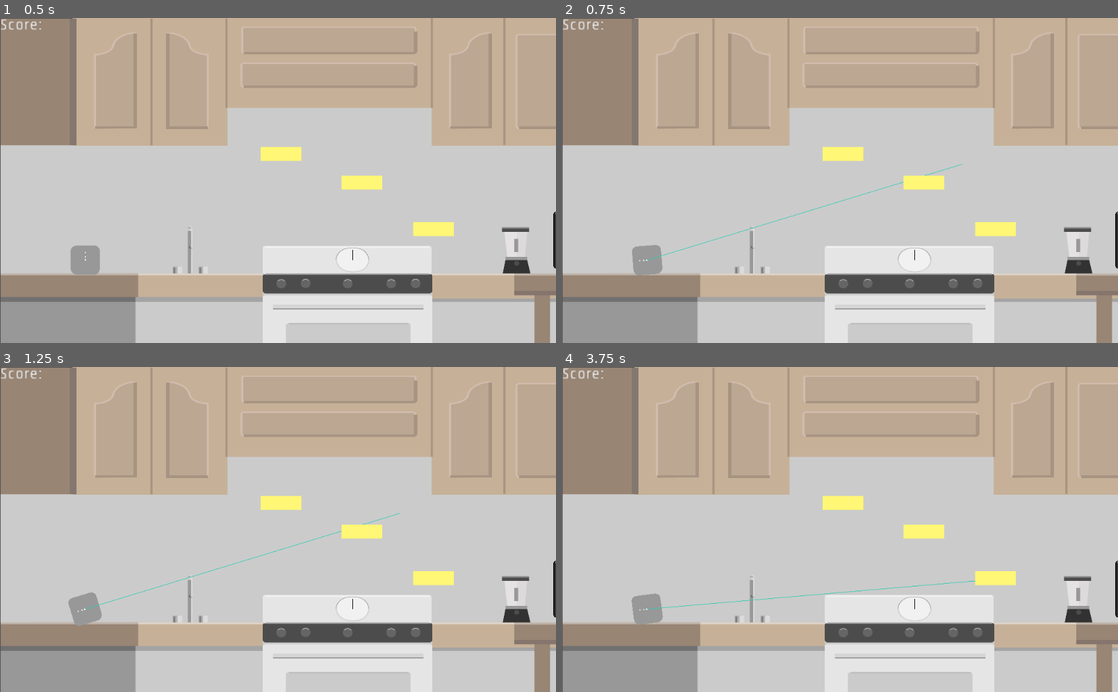
Above: before the commit, frames 1-4 (two rows, left to right).
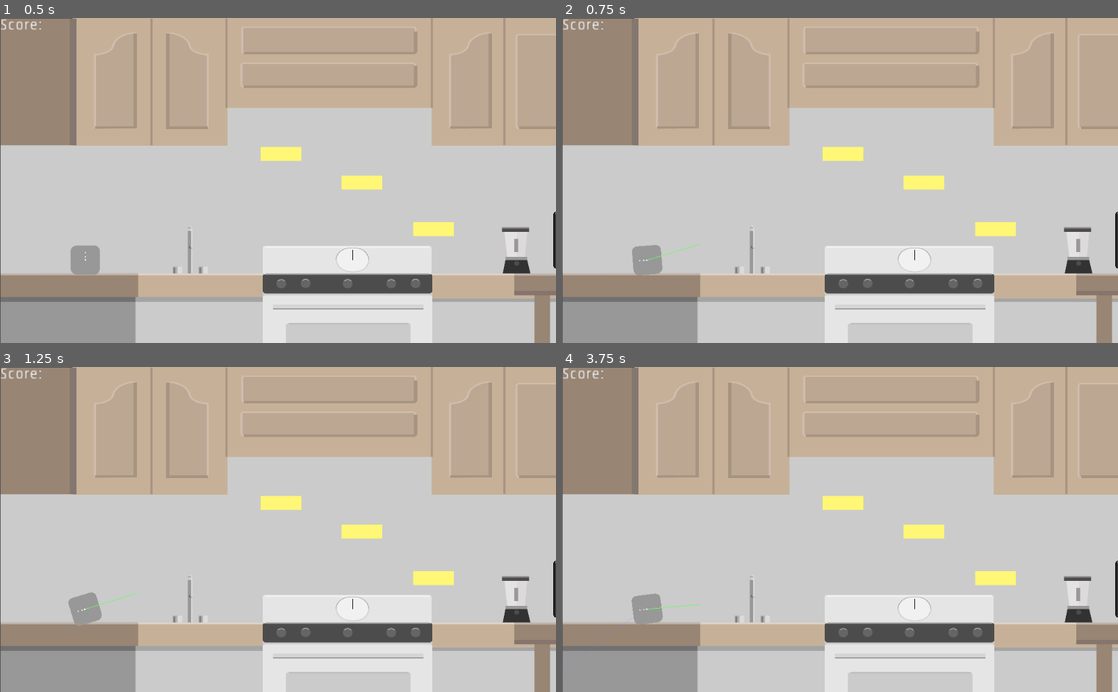
Above: after the commit, the same moments.

Repository: noelaramartinez/godot_toast-it
Game: Godot game, scene res://KitchenMain/KitchenMain.tscn
Same seed, same stepped clock (60 frames per second), same inputs: the game is played once before the commit and once after it.
Inputs (mouse positions are in pixels of both pictures, inside the frame that each line leads up to):
- Up to frame 1 (0.5 s): no input
- Up to frame 2 (0.75 s): tap Enter at 0.5 s; move the mouse to (962, 164) at 0.52 s; press the mouse at (962, 164) at 0.53 s
- Up to frame 3 (1.25 s): no input
- Up to frame 4 (3.75 s): tap Space at 1.25, 2.75 s; move the mouse to (728, 545) at 1.27 s; release the mouse at (728, 545) at 1.28 s; click (728, 545) at 1.35 s; tap Enter at 2, 3.5 s; move the mouse to (895, 458) at 2.02 s; press the mouse at (895, 458) at 2.03 s; move the mouse to (812, 594) at 2.77 s; release the mouse at (812, 594) at 2.78 s; click (812, 594) at 2.85 s; move the mouse to (1006, 578) at 3.52 s; press the mouse at (1006, 578) at 3.53 s

Frame 1 is identical in both runs. In frame 2, 0.2% of the frame differs, in the area x 15-72%, y 44-75%; in frame 3, 0.2%; in frame 4, 0.2%, in the area x 15-75%, y 65-75%.

Commit message:
update control

Diff:
--- a/Nuevo Proyecto de Juego/KitchenMain/Control.gd
+++ b/Nuevo Proyecto de Juego/KitchenMain/Control.gd
@@ -5,18 +5,22 @@
 var endP = Vector2()
 var normal = 100
 
-
-#vector final es la interrogante
-#la condición es que el vector que se forma entre end e ini tenga una normal igual a 100
-#10^2 = sqr((ini.x-end.x)^2 + (ini.y-end.y)^2)
-#end.x = ini.x- sqr(100 - (ini.y-end.y)^2)
-#end.y = ini.y- sqr(100 - (ini.x-end.x)^2)
+#obtener el vector unitario en la dirección actual y multiplicarlo por 100, luego obtetner la suma del origen con ese vector
+#y se obtine el vectro para 'end' máximo
 
 func _draw():
-	color = Color(.2,.8,.7)
+	color = Color(.4,1,.4)
 	var ini = initP
 	var end = endP
+	var normaControl = sqrt(pow(abs(end.x-ini.x),2) + pow(abs(end.y-ini.y),2))
+	if normaControl>100:
+		var aux = end - ini
+		aux = aux.normalized()*100
+		end = ini + aux
 	draw_line(ini, end, color)
 
 func _process(delta):
 	update()
+
+func drawLine():
+	_draw()
--- a/Nuevo Proyecto de Juego/KitchenMain/KitchenMain.gd
+++ b/Nuevo Proyecto de Juego/KitchenMain/KitchenMain.gd
@@ -72,13 +72,12 @@
 		var vectorAux = mouseClickPos - init_player_position
 		$Control.initP = init_player_position
 		$Control.endP = mouseClickPos
-		$Control._draw()
-
+		$Control.drawLine()
 	if event.is_action_released("click") and dragging and !is_fired:
 		dragging = false
 		rotate_player = false
 		is_fired = true
-	#if pos_x > screen_size.x || pos_y >screen_size.y || pos_x < 0 || pos_y < 0:
+		hide_previous_trace()
 	if $Bread.get_position().x-breadSizeMargin > screen_size.x || $Bread.get_position().y-breadSizeMargin >screen_size.y || $Bread.get_position().x+breadSizeMargin < 0 || $Bread.get_position().y+breadSizeMargin < 0:
 		$Bread/Trial.setDraw(false)
 		var children = $Bread.get_child($Bread.get_child_count()-1)
@@ -113,10 +112,6 @@
 	var children = $Bread.get_child($Bread.get_child_count()-1)
 	children.width = 2
 	children.default_color = "#1f667fff"
-	if $Bread.get_child_count()>2:
-		var prevTrace = Line2D
-		prevTrace = $Bread.get_child($Bread.get_child_count()-2)
-		prevTrace.hide()
 	$Bread.print_tree_pretty()
 	is_fired = false
 	$Bread.start(VecInitPosBread)
@@ -127,3 +122,9 @@
 func on_butter_grabbed():
 	score += 10
 	$HUD/score_lbl.set_text(str(score))
+
+func hide_previous_trace():
+	if $Bread.get_child_count()>2:
+		var prevTrace = Line2D
+		prevTrace = $Bread.get_child($Bread.get_child_count()-2)
+		prevTrace.hide()
